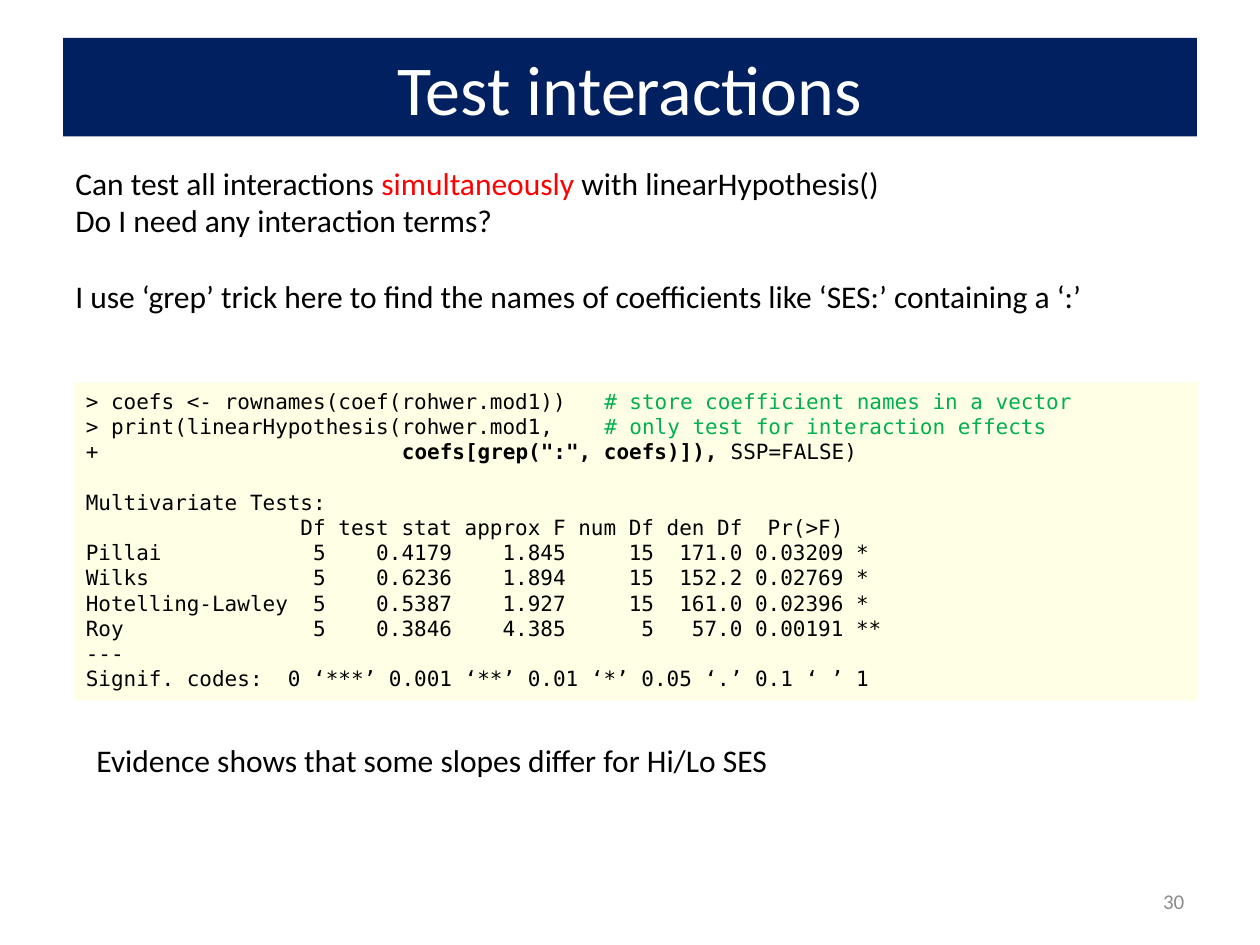
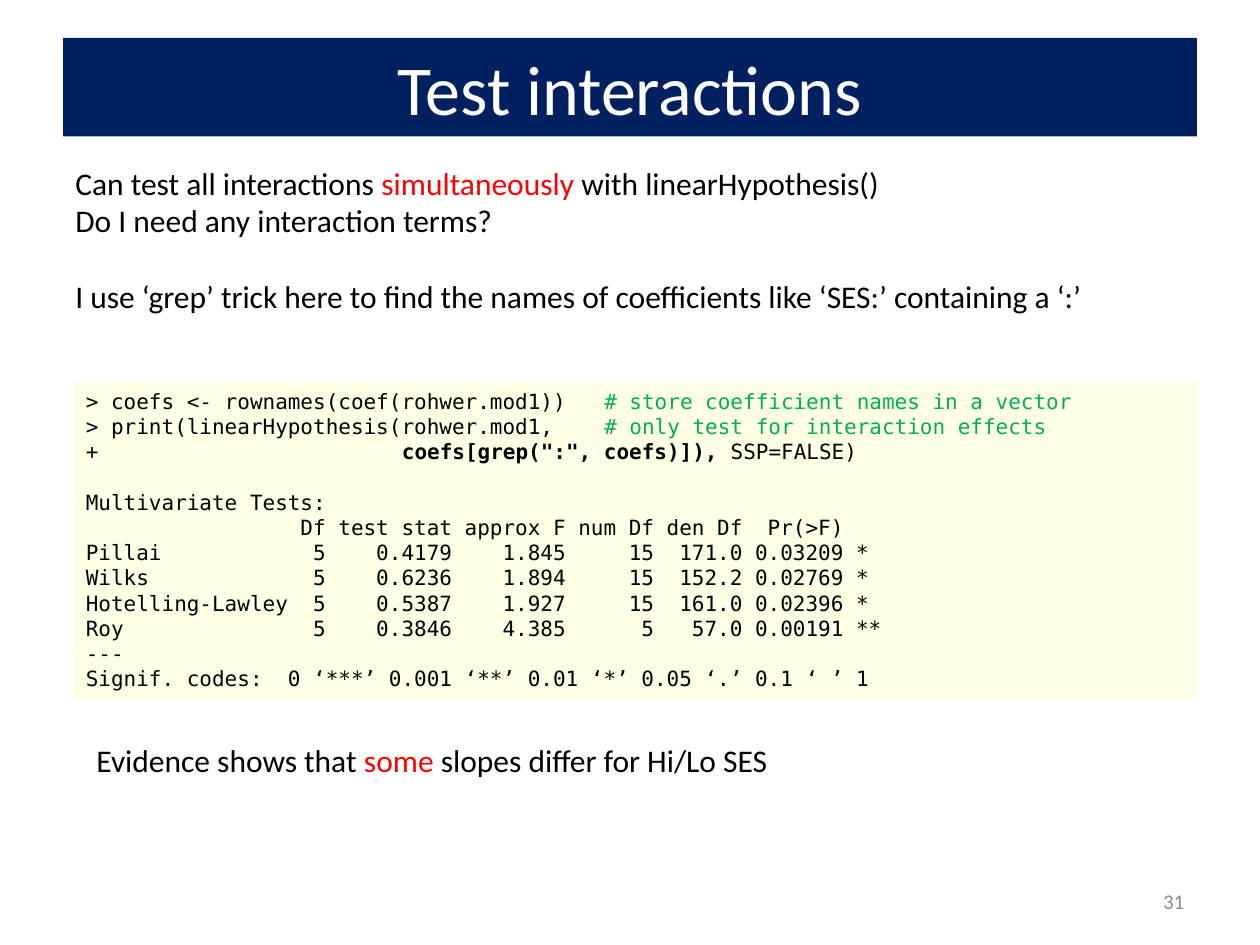
Before and after one commit to friendly/VisMLM-course, a slide deck: slide 31 of docs/lectures/lecture3.pptx (slide 30 before the commit). Drawn at 1260x945 pixels with LibreOffice and Linux fonts; fonts in the diff are those of the drawing. Boxes give left, top, right and bottom in pixels: in the first picture for what was removed or moved away, otherwise in the second. Text is boxed around its words. In the diff, an @@ line names an element or a change of style, - is before the commit and + after.

```diff
--- a/docs/lectures/lecture3.pptx
+++ b/docs/lectures/lecture3.pptx
@@ text "Evidence shows that some slopes ..." at (x1=96, y1=750, x2=767, y2=777): text colour #000000 to #FF0000 in "some" @@
@@ page number at (x1=1163, y1=895, x2=1184, y2=909): text changed @@
-30
+31
```
Also in this commit, not shown: 8 other slides changed, 3 slides added, 35 other files.
